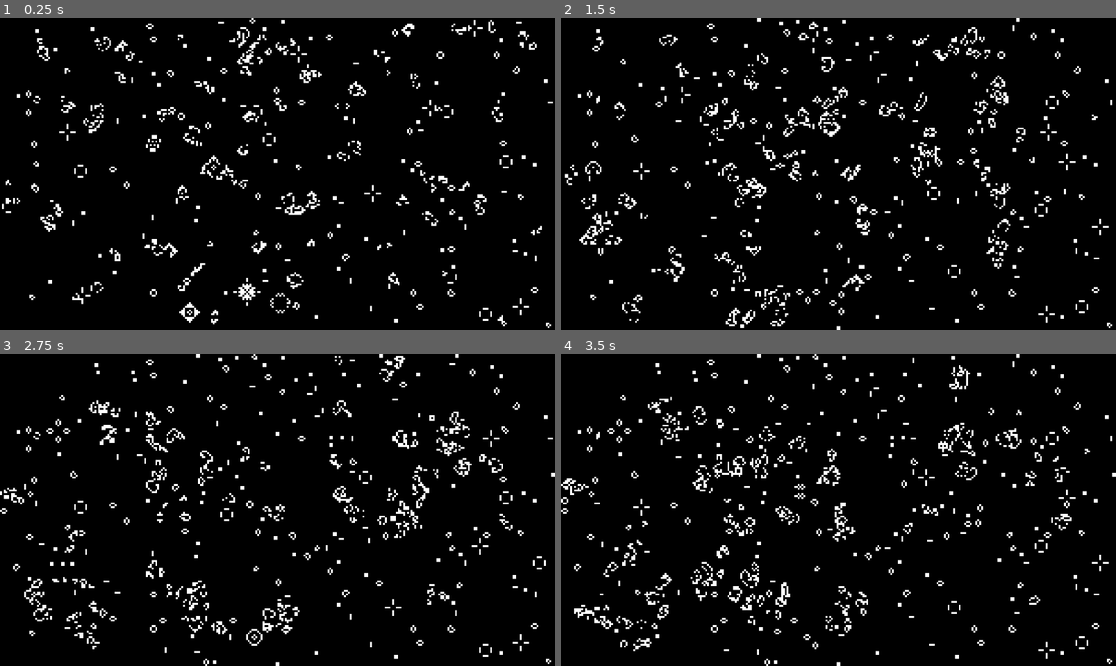
Above: before the commit, frames 1-4 (two rows, left to right).
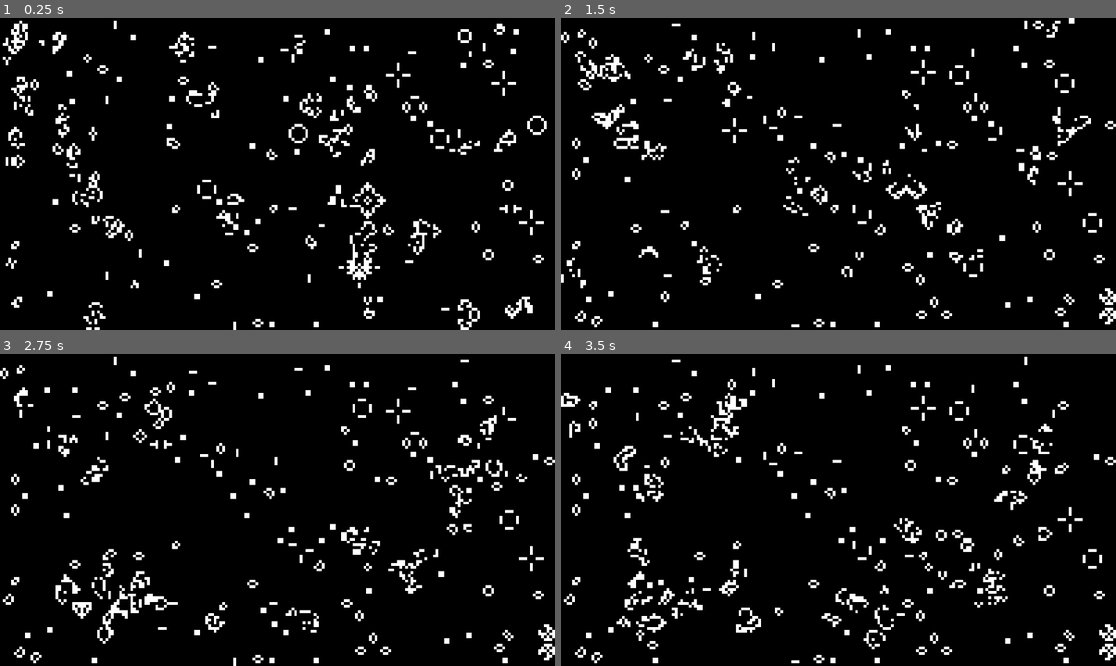
Above: after the commit, the same moments.

Repository: szcarr/GameOfLife
Game: Godot game, scene res://scenes/map/Map.tscn
Same seed, same stepped clock (60 frames per second), same inputs: the game is played once before the commit and once after it. Before the commit the project starts from res://scenes/game/Game.tscn.
Inputs (mouse positions are in pixels of both pictures, inside the frame that each line leads up to):
- Up to frame 1 (0.25 s): no input
- Up to frame 2 (1.5 s): move the mouse to (960, 158) at 0.52 s; click (960, 158) at 0.67 s; move the mouse to (727, 189) at 1.27 s; click (727, 189) at 1.42 s
- Up to frame 3 (2.75 s): move the mouse to (333, 441) at 2.02 s; click (333, 441) at 2.17 s
- Up to frame 4 (3.5 s): move the mouse to (810, 572) at 2.77 s; click (810, 572) at 2.92 s

The runs differ from the first frame. In frame 1, 11% of the frame differs, in the area x 0-100%, y 0-100%; in frame 2, 11%; in frame 3, 11%; in frame 4, 12%.

Commit message:
First attempt at spawning in alive tiles. (NOT WORKING)

Diff:
--- a/project.godot
+++ b/project.godot
@@ -11,6 +11,11 @@
 [application]
 
 config/name="GameOfLife"
-run/main_scene="uid://dd7kxu6m2lmq4"
+run/main_scene="uid://d1axxbvf8hysr"
 config/features=PackedStringArray("4.5", "Forward Plus")
 config/icon="res://icon.svg"
+
+[autoload]
+
+Map="*res://scenes/map/map.gd"
+InputManager="*res://scenes/input_manager/InputManager.tscn"
--- a/scenes/game/Game.tscn
+++ /dev/null
@@ -1,10 +0,0 @@
-[gd_scene load_steps=2 format=3 uid="uid://dd7kxu6m2lmq4"]
-
-[ext_resource type="Script" uid="uid://dll8rlpjfxvc8" path="res://scenes/game/map.gd" id="1_klkup"]
-
-[node name="Game" type="Node2D"]
-
-[node name="InputHandler" type="Node" parent="."]
-
-[node name="Map" type="Node2D" parent="."]
-script = ExtResource("1_klkup")
--- /dev/null
+++ b/scenes/input_manager/InputManager.tscn
@@ -0,0 +1,6 @@
+[gd_scene load_steps=2 format=3 uid="uid://cdsmnrsys4v1e"]
+
+[ext_resource type="Script" uid="uid://bi0dt0ivcncfj" path="res://scenes/input_manager/input_manager.gd" id="1_1gtd3"]
+
+[node name="InputManager" type="Node"]
+script = ExtResource("1_1gtd3")
--- /dev/null
+++ b/scenes/input_manager/input_manager.gd
@@ -0,0 +1,21 @@
+extends Node
+
+## This file handles inputs.
+
+
+func _process(delta):
+	if Input.is_mouse_button_pressed(MOUSE_BUTTON_LEFT):
+		set_alive_tile()
+		await get_tree().create_timer(0.01).timeout
+
+
+## On left click sets the tile to alive regardless of game rules.
+func set_alive_tile() -> void:
+	var world_pos: Vector2i = get_viewport().get_mouse_position()
+	var tile_position = Vector2i(
+			floori(world_pos.x / Map.get_tile_size().x),
+			floori(world_pos.y / Map.get_tile_size().y),
+	)
+	var value_map_queue: Dictionary = Map.get_value_map_queue()
+	value_map_queue[tile_position] = 1
+	Map.set_value_map_queue(value_map_queue)
--- /dev/null
+++ b/scenes/map/Map.tscn
@@ -0,0 +1,6 @@
+[gd_scene load_steps=2 format=3 uid="uid://d1axxbvf8hysr"]
+
+[ext_resource type="Script" uid="uid://dll8rlpjfxvc8" path="res://scenes/map/map.gd" id="1_bslxg"]
+
+[node name="Map" type="Node2D"]
+script = ExtResource("1_bslxg")
--- a/scenes/game/map.gd
+++ b/scenes/map/map.gd
@@ -2,7 +2,7 @@
 
 
 @export_category("Generation")
-@export var map_size_horizontal: int = 300
+@export var map_size_horizontal: int = 200
 @export var game_seed: int = -1
 @export_range(0.0, 1.0, 0.01) var alive_bias = 0.1
 
@@ -12,8 +12,12 @@
 var map_size := Vector2i(int(map_size_horizontal), int(map_size_horizontal * 0.5625))
 var value_map: Dictionary = {}
 var tile_map: Dictionary = {}
+var value_map_queue: Dictionary = {} # Used by InputManager
 var rng := RandomNumberGenerator.new()
 var tile: PackedScene = preload("res://scenes/tile/Tile.tscn")
+var tile_size := Vector2(0, 0)
+
+var mutex := Mutex.new()
 
 var neighbors: Array[Vector2i] = [
 	Vector2i(-1, -1), Vector2i(0, -1), Vector2i(1, -1),
@@ -22,29 +26,69 @@
 ]
 
 func _ready() -> void:
-	initialize_settings()
-	initialize_world()
-	display_map(value_map)
+	_initialize_settings()
+	_initialize_world()
+	_display_map(value_map)
 
 
 # Old map vs new map.
 func _process(_delta: float) -> void:
+	value_map = _generate_map(value_map)
+	_update_map(value_map)
 
-	value_map = generate_map(value_map)
-	update_map(value_map)
+
+## Tile size is determined at runtime dynamically based on horizontal size set in the inspector.
+## See 'initialize_world' func.
+func get_tile_size() -> Vector2:
+	return tile_size
+
+
+func get_value_map(enable_process: bool = true) -> Dictionary:
+	set_process(enable_process)
+	return value_map
+
+
+func get_value_map_queue() -> Dictionary:
+	mutex.lock()
+	var queue_map = value_map_queue.duplicate()
+	mutex.unlock()
+	return queue_map
+
+
+func set_value_map(map: Dictionary, enable_process: bool = true) -> void:
+	value_map = map
+	set_process(enable_process)
+
+
+func set_value_map_queue(map: Dictionary) -> void:
+	mutex.lock()
+	value_map_queue = map
+	mutex.unlock()
 
 
 ## Needs to be called once.
-func display_map(current_map: Dictionary) -> void:
+func _display_map(current_map: Dictionary) -> void:
 	for current_position: Vector2i in current_map.keys():
 		self.add_child(tile_map.get(current_position))
 
 
 ## Handles data in the map.
 ## Creates the map that will show in the next frame.
-func generate_map(current_map: Dictionary) -> Dictionary:
+func _generate_map(current_map: Dictionary) -> Dictionary:
 	var next_map: Dictionary = {}
 	for current_position: Vector2i in current_map.keys():
+		# Values from the user takes priority.
+		# If no values from user, iterate over gamerules.
+		mutex.lock()
+		if value_map_queue.get(current_position) != null:
+			print(value_map_queue, value_map_queue.get(current_position))
+			next_map[current_position] = value_map_queue.get(current_position)
+			value_map_queue.erase(current_position)
+			#print(current_position, current_map.get(current_position), value_map_queue.get(current_position))
+			#print(value_map_queue)
+			mutex.unlock()
+			continue
+		mutex.unlock()
 		var alive_neighbors := 0
 		var current_tile_value: int = current_map.get(current_position)
 		for vector_offset: Vector2i in neighbors:
@@ -55,7 +99,7 @@
 			next_map[current_position] = 0
 		elif current_tile_value == 0 and alive_neighbors == 3: # Rebirth
 			next_map[current_position] = 1
-		elif current_tile_value == 1 and alive_neighbors == 2 or alive_neighbors == 3: # Survive
+		elif current_tile_value == 1 and 1 < alive_neighbors and alive_neighbors < 4: # Survive
 			next_map[current_position] = 1
 		elif current_tile_value == 1 and alive_neighbors > 3: # Overpopulation
 			next_map[current_position] = 0
@@ -64,19 +108,19 @@
 	return next_map
 
 
-func initialize_settings() -> void:
-	Engine.set_max_fps(fps_limit)
+func _initialize_settings() -> void:
+	Engine.set_max_fps(fps_limit) # Determines the max amount of generations each second.
 
 
 ## Creating and assigning tiles to its position.
 ## Also assigns values to map dict for the first generation/frame.
-func initialize_world() -> void:
+func _initialize_world() -> void:
 	rng.set_seed(game_seed)
 	var resolution := Vector2(
 			int(ProjectSettings.get_setting("display/window/size/viewport_width")),
 			int(ProjectSettings.get_setting("display/window/size/viewport_height")),
 	)
-	var tile_size := Vector2(resolution.x / map_size.x, resolution.y / map_size.y)
+	tile_size = Vector2(resolution.x / map_size.x, resolution.y / map_size.y)
 	for y: int in map_size.y:
 		for x: int in map_size.x:
 			var new_tile = tile.instantiate()
@@ -89,7 +133,7 @@
 
 
 ## Needs to be called every frame
-func update_map(current_map: Dictionary) -> void:
+func _update_map(current_map: Dictionary) -> void:
 	for tile_position: Vector2i in tile_map.keys():
 		var tile_value = current_map.get(tile_position)
 		tile_map.get(tile_position).set_tile_value(tile_value)
Not shown, added: scenes/input_manager/input_manager.gd.uid
Renamed: scenes/game/map.gd.uid -> scenes/map/map.gd.uid
